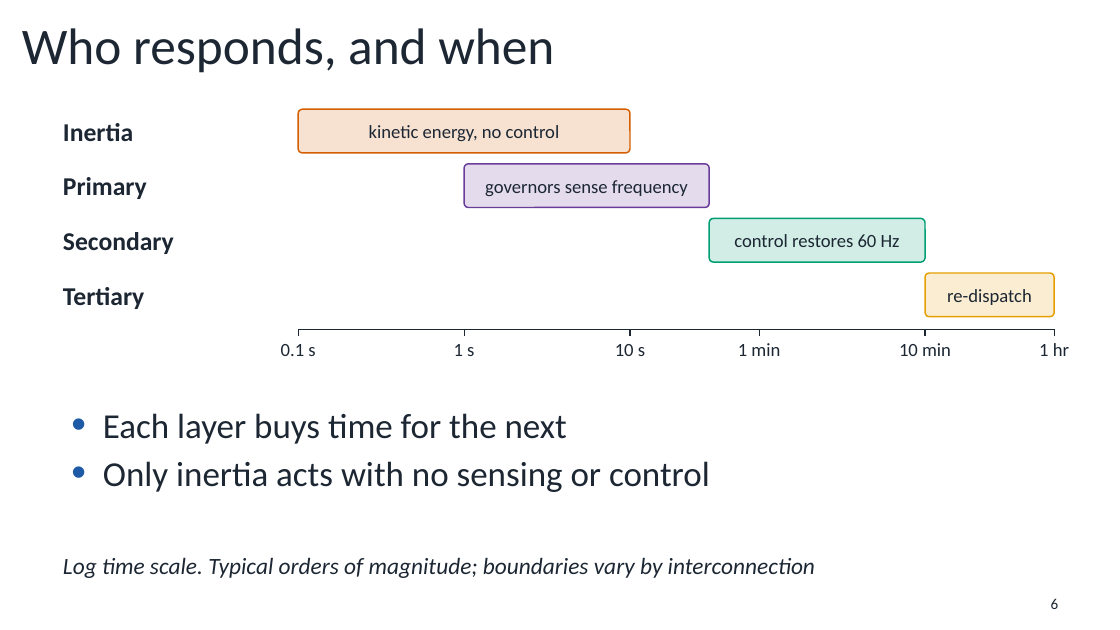
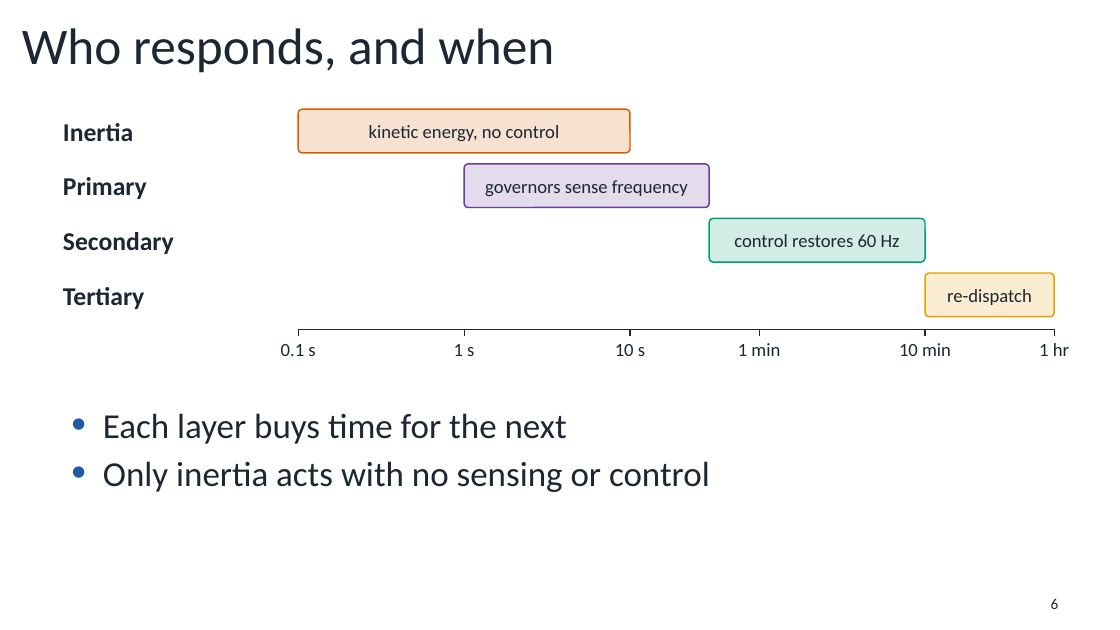
Before and after one commit to willowhughes/powerpoint, a slide deck: slide 6 of examples/grid_frequency.pptx. Drawn at 1120x630 pixels with LibreOffice and Linux fonts; fonts in the diff are those of the drawing. Boxes give left, top, right and bottom in pixels: in the first picture for what was removed or moved away, otherwise in the second. Text is boxed around its words. In the diff, an @@ line names an element or a change of style, - is before the commit and + after.

```diff
--- a/examples/grid_frequency.pptx
+++ b/examples/grid_frequency.pptx
@@ text removed at [63,557,815,578] @@
-Log time scale. Typical orders of magnitude; boundaries vary by interconnection
```
Also in this commit, not shown: 7 other slides changed, 3 other files.
